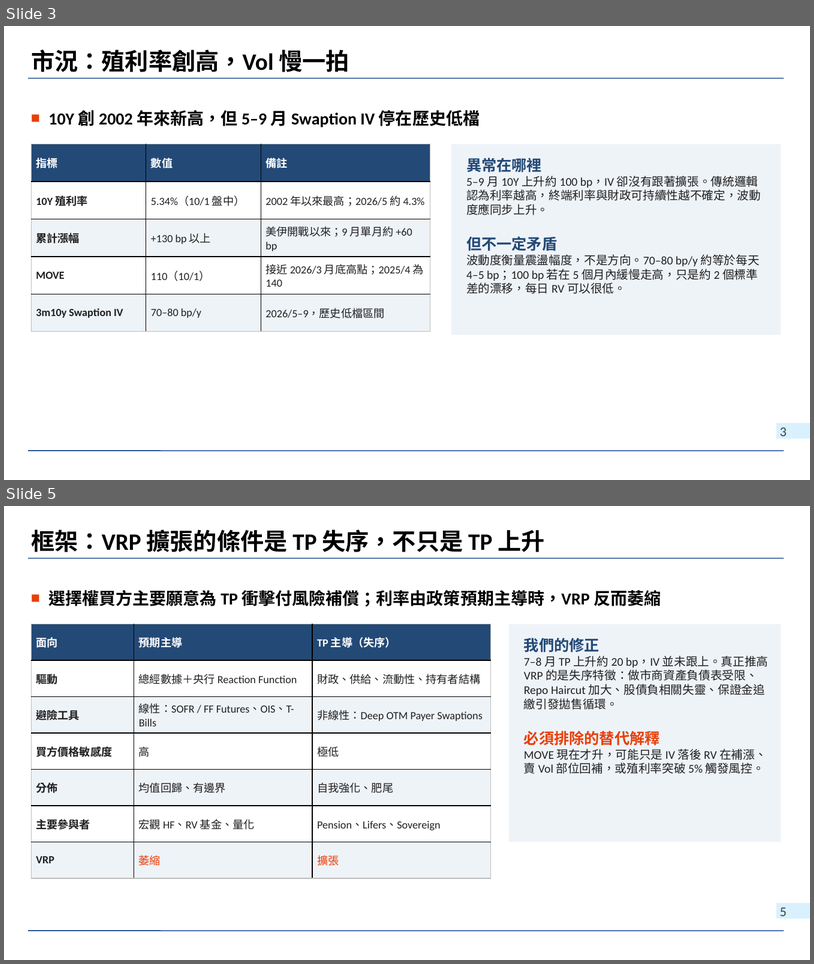
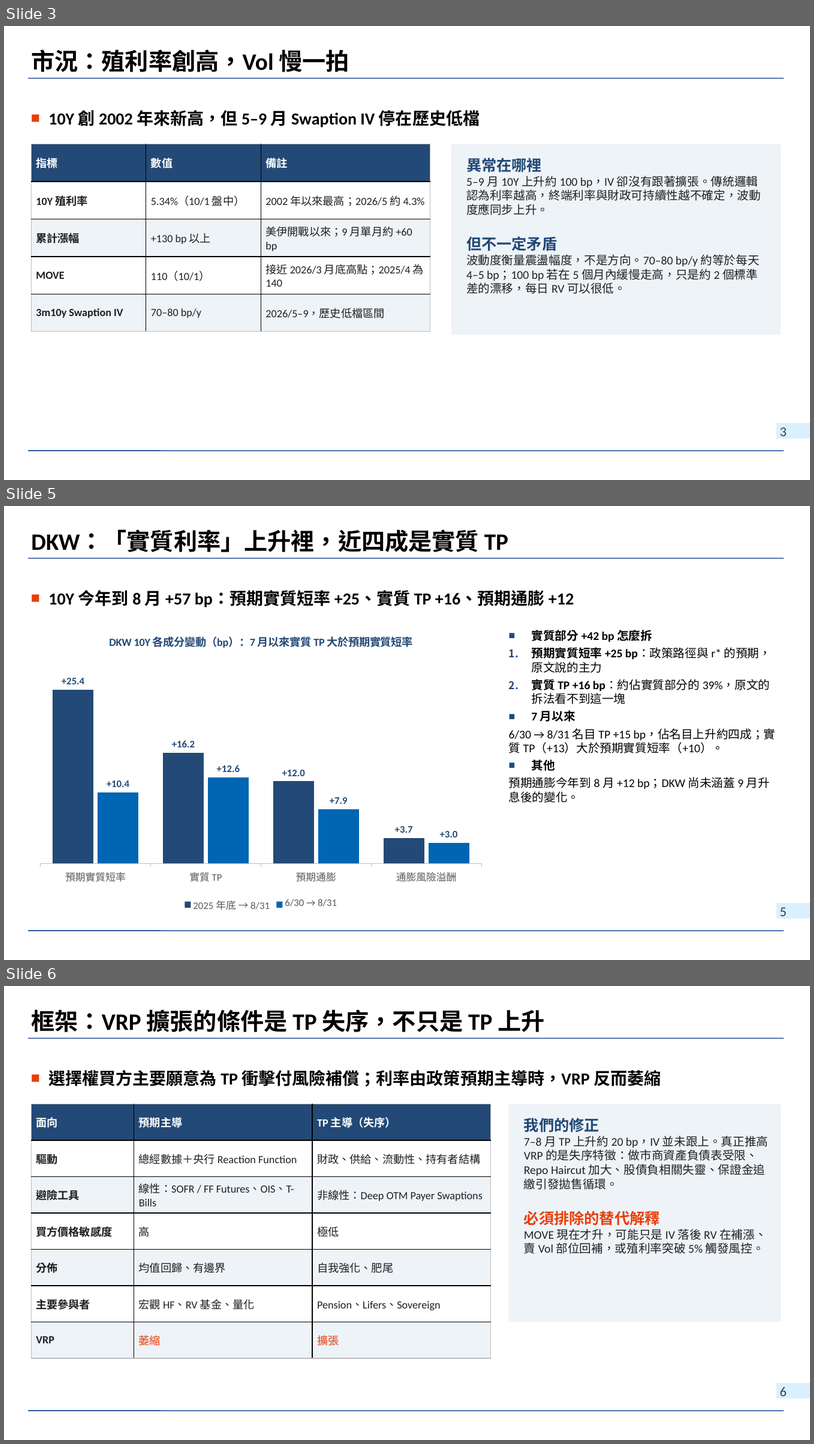
Before and after one commit to wlinoxox/US-Bond-Vol, a slide deck: slides/2026-10-03_us-treasury-vol-regime-change.pptx. Shown one above the other, each under a label of ours: slides 3 and 5 before the commit, slides 3, 5 and 6 after it; the slides between them are not shown. The pictures are 814x964 and 814x1444 pixels, drawn with LibreOffice and Linux fonts; fonts in the diff are those of the drawing; background and template pictures are left out. Boxes give left, top, right and bottom in pixels: in the first picture for what was removed or moved away, otherwise in the second. Text is boxed around its words. In the diff, an @@ line names an element or a change of style, - is before the commit and + after.

```diff
--- a/slides/2026-10-03_us-treasury-vol-regime-change.pptx
+++ b/slides/2026-10-03_us-treasury-vol-regime-change.pptx
@@ slide 5 added at (x1=4, y1=506, x2=810, y2=960), background picture (left out); not listed: 3 template elements that a slide beside it also shows @@
@@ title added at (x1=31, y1=530, x2=509, y2=552), 28 pt, text #000000, bold @@
+DKW：「實質利率」上升裡，近四成是實質 TP
@@ text added at (x1=48, y1=590, x2=574, y2=607), 20 pt, text #000000, bold @@
+■ 10Y 今年到 8 月 +57 bp：預期實質短率 +25、實質 TP +16、預期通膨 +12
@@ column chart added at (x1=31, y1=621, x2=491, y2=915) @@
+title "DKW 10Y 各成分變動（bp）：7 月以來實質 TP 大於預期實質短率"
+categories: 預期實質短率, 實質 TP, 預期通膨, 通膨風險溢酬
+2025 年底 → 8/31: 25.4, 16.2, 12, 3.7
+6/30 → 8/31: 10.4, 12.6, 7.9, 3
@@ text added at (x1=509, y1=630, x2=776, y2=802), 14 pt, text #000000 @@
+■ 實質部分 +42 bp 怎麼拆
+1. 預期實質短率 +25 bp：政策路徑與 r* 的預期，原文說的主力
+2. 實質 TP +16 bp：約佔實質部分的 39%，原文的拆法看不到這一塊
+■ 7 月以來
+6/30 → 8/31 名目 TP +15 bp，佔名目上升約四成；實質 TP（+13）大於預期實質短率（+10）。
+■ 其他
+預期通膨今年到 8 月 +12 bp；DKW 尚未涵蓋 9 月升息後的變化。
@@ what was slide 5 is now slide 6 @@
@@ page number at (x1=780, y1=1387, x2=787, y2=1396): text changed @@
-5
+6
```
Also in this commit, not shown: 4 slides changed, 1 other file.
